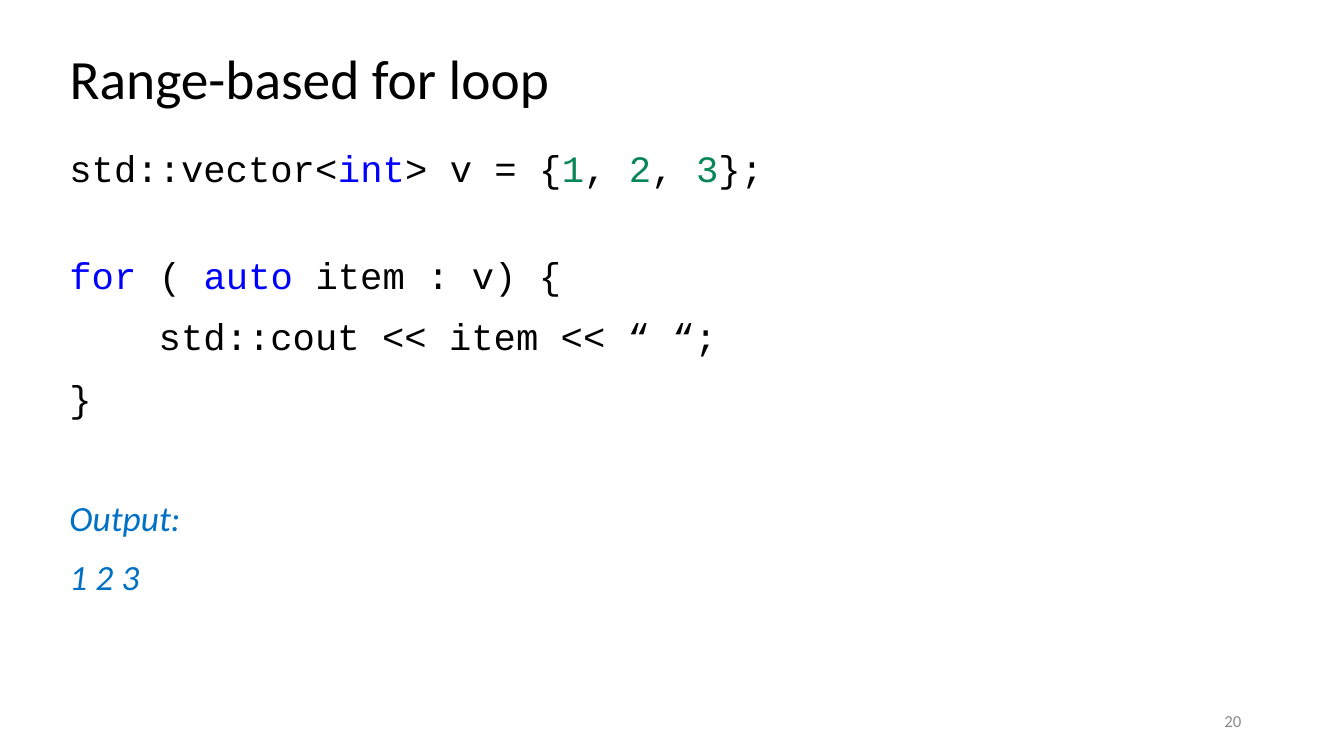
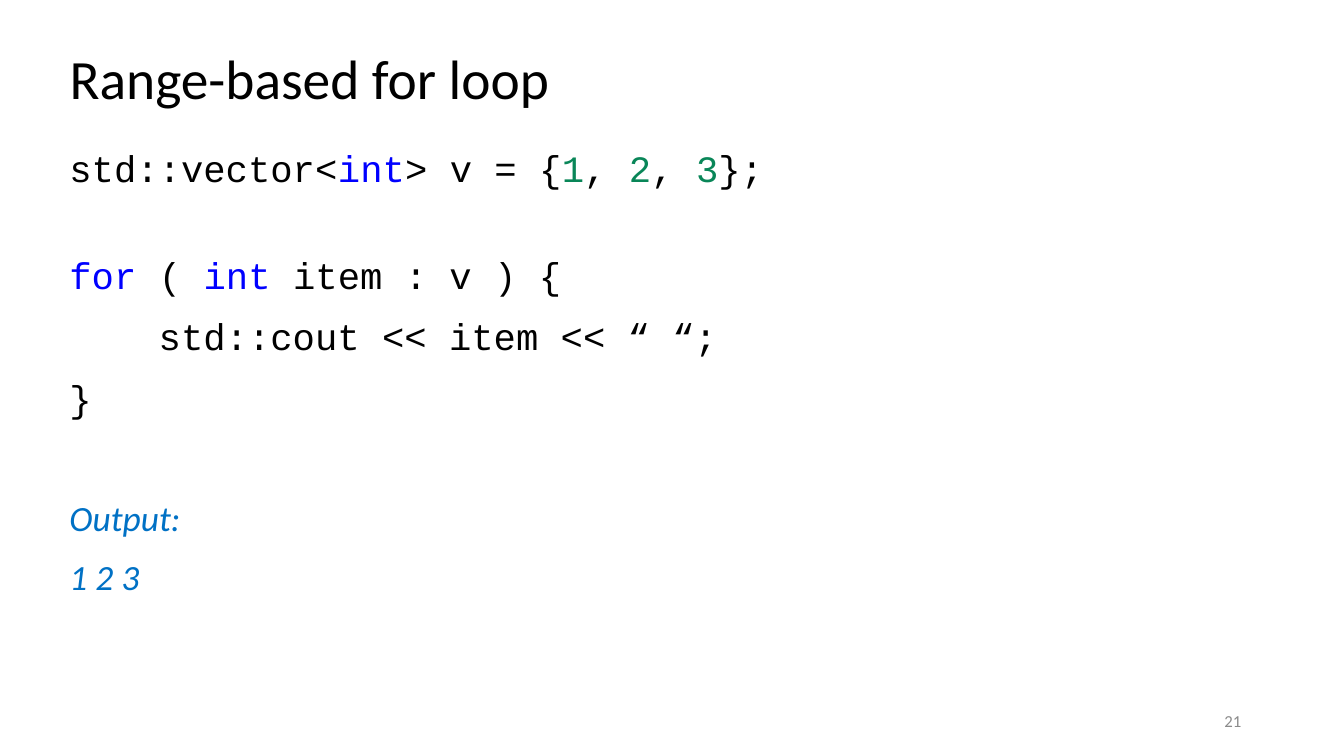
Before and after one commit to rarutyun/cpp-courses, a slide deck: slide 21 of 08_iterators/08_iterators.pptx (slide 20 before the commit). Drawn at 1344x756 pixels with LibreOffice and Linux fonts; fonts in the diff are those of the drawing. Boxes give left, top, right and bottom in pixels: in the first picture for what was removed or moved away, otherwise in the second. Text is boxed around its words. In the diff, an @@ line names an element or a change of style, - is before the commit and + after.

```diff
--- a/08_iterators/08_iterators.pptx
+++ b/08_iterators/08_iterators.pptx
@@ text at [69,262,471,290]: text changed @@
-for ( auto item : v) {
+for ( int item : v ) {
@@ page number at [1224,716,1241,727]: text changed @@
-20
+21
```
Also in this commit, not shown: 9 other slides changed, 1 slide added.
